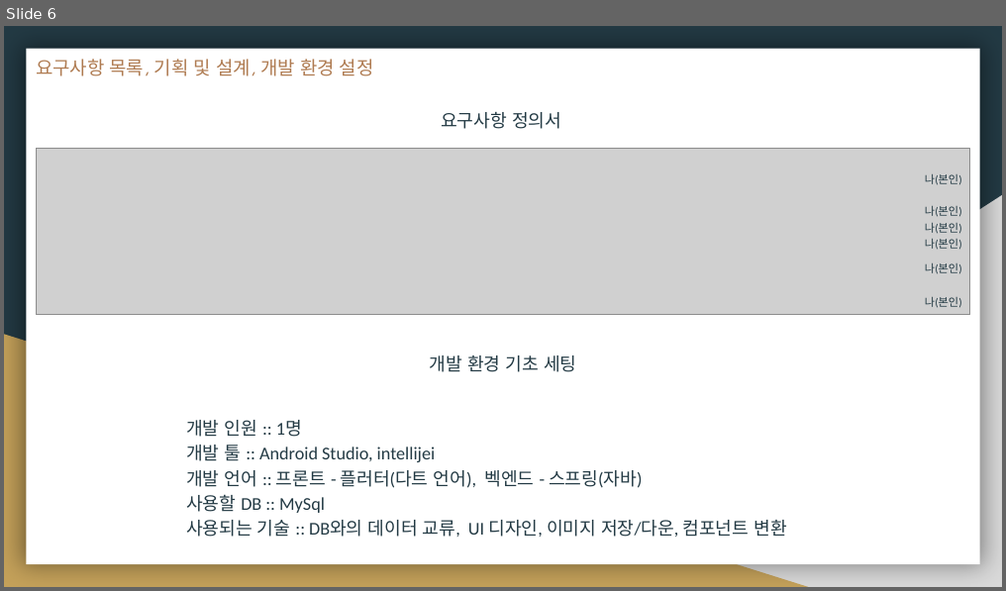
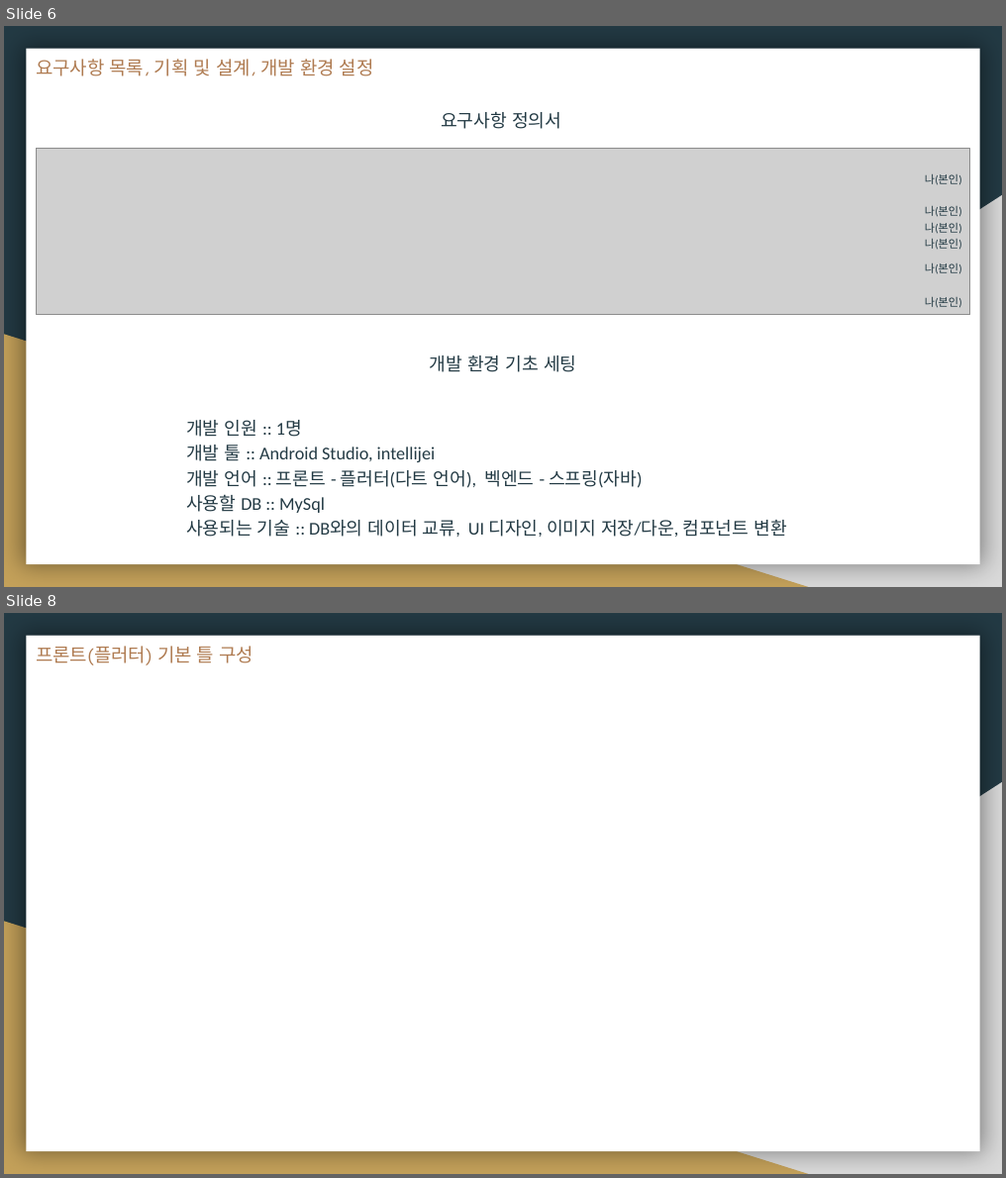
Before and after one commit to OOOJJJHHH/Study, a slide deck: 플러터/프로젝트/11_.pptx. Shown one above the other, each under a label of ours: slide 6 before the commit, slides 6 and 8 after it; the slides between them are not shown. The pictures are 1006x591 and 1006x1178 pixels, drawn with LibreOffice and Linux fonts; fonts in the diff are those of the drawing; grey boxes stand for pictures. Boxes give left, top, right and bottom in pixels: in the first picture for what was removed or moved away, otherwise in the second. Text is boxed around its words. In the diff, an @@ line names an element or a change of style, - is before the commit and + after.

```diff
--- a/플러터/프로젝트/11_.pptx
+++ b/플러터/프로젝트/11_.pptx
@@ slide 8 added at box(4, 613, 1002, 1174), background #233A44; not listed: 3 template elements that a slide beside it also shows @@
@@ title added at box(36, 646, 254, 665), 13.5 pt, text #AF7B51 @@
+프론트(플러터) 기본 틀 구성
```
Also in this commit, not shown: 1 slide changed, 1 other slide added, 2 slides removed.
